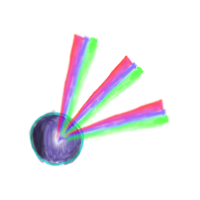
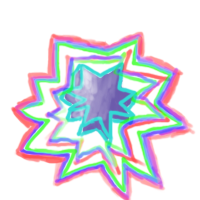
Two versions of the same layered image (200 × 200). Layer-by-layer changes:
added layer "electro screech wave" (70%) above "electro screech glow" over (x1=10, y1=31, x2=196, y2=200)
added layer "electro screech glow" (70%) above "electro screech light" over (x1=43, y1=48, x2=171, y2=180)
added layer "electro screech light" above "electro screech lines" over (x1=63, y1=65, x2=119, y2=125)
added layer "electro screech lines" above "electro screech color" over (x1=58, y1=61, x2=138, y2=149)
added layer "electro screech color" above "prismatic burst beam" over (x1=63, y1=66, x2=136, y2=141)
hid "prismatic burst beam" over (x1=55, y1=32, x2=171, y2=146)
hid "prismatic burst shade" over (x1=27, y1=109, x2=84, y2=167)
hid "prismatic burst light" over (x1=47, y1=123, x2=73, y2=153)
hid "prismatic burst lines" over (x1=29, y1=112, x2=85, y2=166)
hid "prismatic burst color" over (x1=31, y1=111, x2=83, y2=166)
